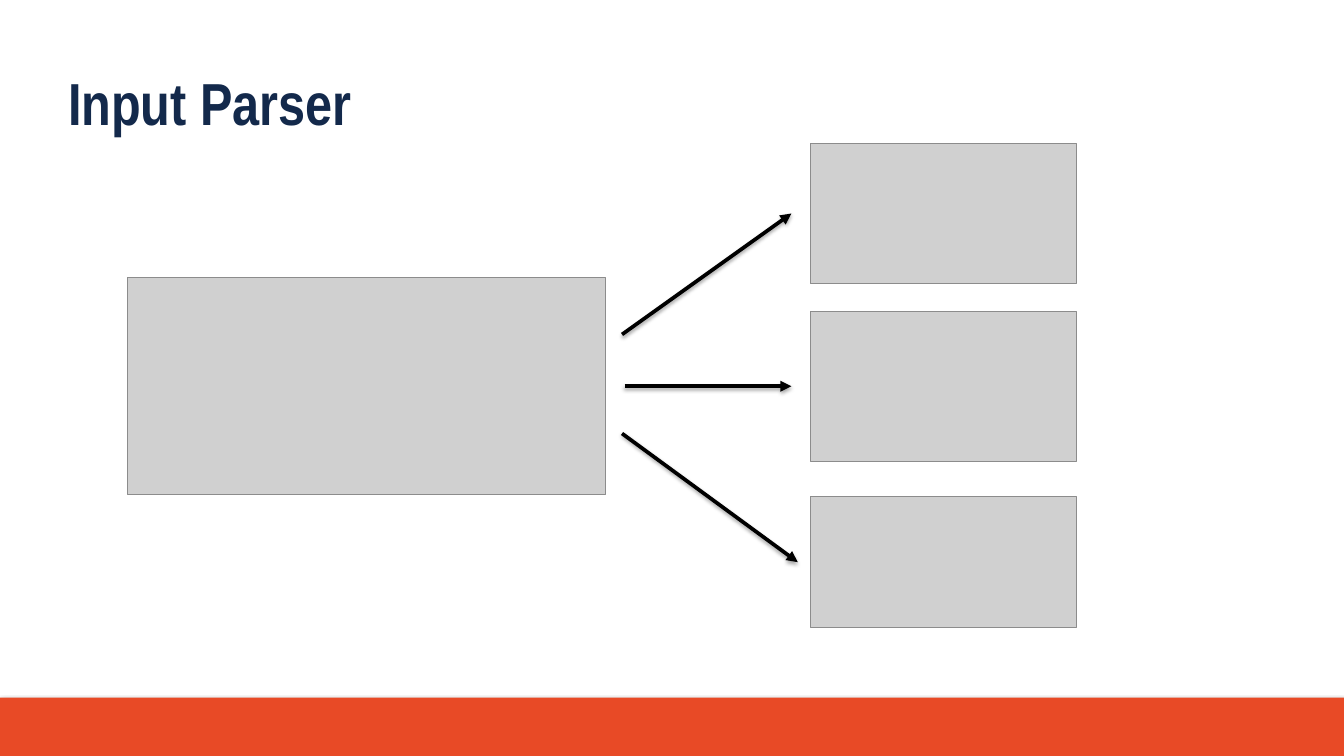
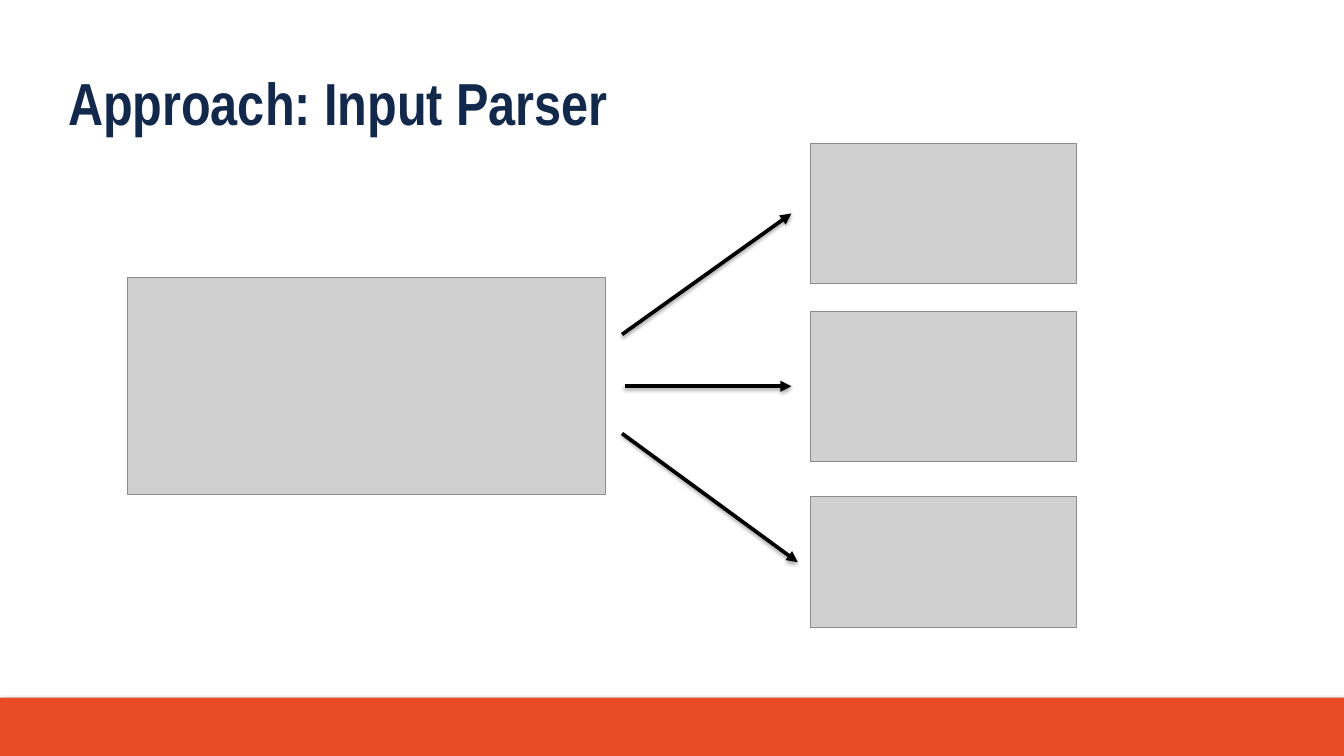
Before and after one commit to atsmith3/CruiseControl, a slide deck: slide 6 of Documentation/final_presentation.pptx. Drawn at 1344x756 pixels with LibreOffice and Linux fonts; fonts in the diff are those of the drawing; grey boxes stand for pictures; background and template pictures are left out. Boxes give left, top, right and bottom in pixels: in the first picture for what was removed or moved away, otherwise in the second. Text is boxed around its words. In the diff, an @@ line names an element or a change of style, - is before the commit and + after.

```diff
--- a/Documentation/final_presentation.pptx
+++ b/Documentation/final_presentation.pptx
@@ text at (68, 82, 607, 136): text changed @@
-Input Parser
+Approach: Input Parser
```
Also in this commit, not shown: 7 other slides changed, 3 slides added.
